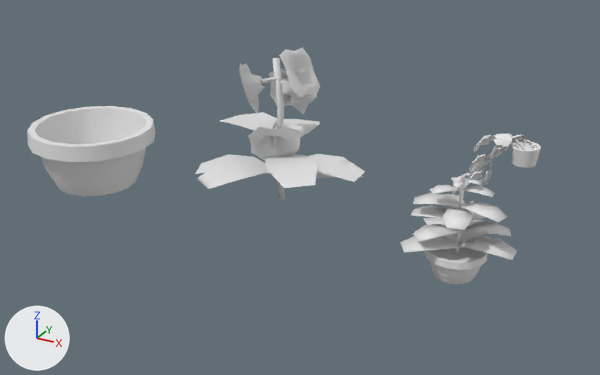
What one commit did to the FBX model ECOE sim/Assets/Art/Environment/Vegetation/Vegetation.fbx.
Rendered twice from a 50 mm camera at (0.87, -2.87, 1.44) aimed at (-0.87, 0.29, -0.14). Every picture has the same lights, and +X, +Y and +Z are marked at lower left. The first picture is the older version. The same objects are shown in both versions, whatever each file hides. Where no turn or scale is listed for an object, it has been applied to the vertices.

The first picture shows 'Creeper', 'Flower', 'FlowerPot2', 'Plant'.
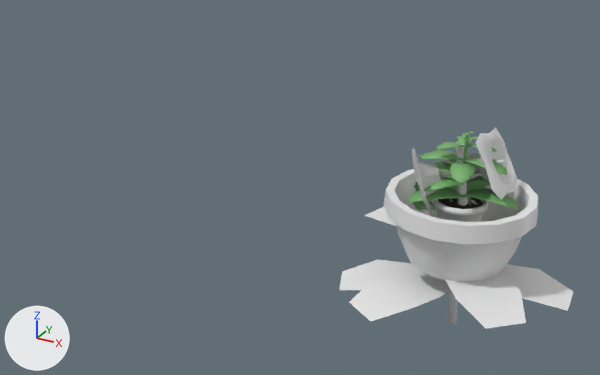
What the commit changed:
Material 'M_Plant2' (mat_m_plant2) is new.
Its base color is (0.195, 0.468, 0.162) (green #7ab670).
Its roughness is 0.183.
me_cylinder_076 has 1093 vertices, 995 faces and spans x -0.334..0.064, y -0.422..0.134, z -0.248..0.113.
me_cylinder_076 is used by ob_creeper; location (0.086, 0.615, 0.049); rotation (1.571, 0.0, 0.0), in degrees (90, 0, 0).
me_cylinder_076 part 7: 803 of the faces centred in x -0.332..0.034, y -0.419..0.133, z -0.246..0.11 switch from no material to mat_m_plant2 (green #7ab670).
me_cylinder_076 gains material mat_clay_pot (white #e7e7e7).
me_cylinder_076 gains material mat_dirt (brown #331f15).
me_circle_018 is used by ob_plant; location (0.0, 0.0, 0.0).
me_circle_018 had 676 vertices, 551 faces and spanned x -0.199..0.231, y -0.188..0.246, z -0.23..0.204.
me_circle_018 now has 676 vertices, 551 faces and spans x -0.175..0.223, y -0.173..0.228, z 0.0..0.374.
me_circle_018 part 1: the loose piece of 128 vertices spanning x -0.126..0.124, y -0.128..0.122, z -0.23..-0.11 is scaled about its middle by 0.863, then moved by (0.001, 0.003, 0.222).
me_circle_018 part 2: the loose piece of 14 vertices spanning x -0.006..0.009, y -0.008..0.007, z -0.126..0.202 is scaled about its middle by 0.863, then moved by (0.001, 0.003, 0.193).
me_circle_018 part 3: the loose piece of 64 vertices spanning x -0.114..0.112, y -0.116..0.11, z -0.134 is scaled about its middle by (0.863, 0.863, 0.772), then moved by (0.001, 0.003, 0.217).
me_circle_018 part 4: 456 of 676 vertices moved; they spanned x -0.199..0.231, y -0.188..0.246, z -0.091..0.204 and now span x -0.175..0.223, y -0.173..0.228, z 0.105..0.374; mean shift (0.001, 0.002, 0.189); largest move (-0.152, -0.176, -0.091) -> (-0.13, -0.149, 0.12).
me_circle_018 part 5: the 1 face centred in x -0.001, y -0.003, z -0.134 switches from no material to mat_dirt (brown #331f15).
me_circle_018 part 6: 436 of the faces centred in x -0.187..0.23, y -0.184..0.24, z -0.126..0.204 switch from no material to mat_m_plant_green (green #7ab670).
Other edits to the shape of me_circle_018 do not show in these pictures.
me_circle_018 gains material mat_clay_pot (white #e7e7e7).
me_circle_018 gains material mat_dirt (brown #331f15).
Object 'Creeper' (ob_creeper) moves from (0.086, 0.615, 0.049) to (0.0, 0.0, 0.0).
Object 'Creeper' (ob_creeper) turns from (90, 0, 0) to (90, 0, -41) degrees about x, y and z.
Object 'Flower' (ob_flower) moves from (-1.233, 0.725, 0.0) to (0.0, 0.0, 0.0).
Object 'FlowerPot2' (ob_flowerpot2) moves from (-1.787, -0.085, 0.0) to (0.0, 0.0, 0.0).

Where the change shows, as pixel boxes [x1, y1, x2, y2] in the pictures (600 x 375 px; the box of a moved part takes in the faces that stretch with it):
'Flower', moved: before [195, 47, 365, 200]; after [339, 127, 574, 329]
'FlowerPot2', moved: before [27, 106, 156, 196]; after [383, 169, 538, 282]
'Plant', reshaped, recoloured: before [400, 173, 517, 284]; after [407, 131, 519, 222]
'Creeper', recoloured, moved, turned (mostly hidden afterwards): before [452, 133, 541, 204]; after [412, 182, 477, 211]
part 1 of me_circle_018, moved or reshaped: before [424, 250, 487, 284]; after [432, 199, 488, 222]
part 2 of me_circle_018, moved or reshaped: before [455, 174, 465, 252]; after [463, 132, 469, 163]
part 3 of me_circle_018, moved or reshaped: before [431, 247, 482, 261]; after [438, 198, 483, 209]
part 4 of me_circle_018, moved or reshaped: before [400, 173, 517, 260]; after [407, 131, 519, 209]
part 5 of me_circle_018, recoloured: before [431, 247, 482, 261]; after [438, 198, 483, 209]
part 6 of me_circle_018, recoloured: before [400, 173, 517, 260]; after [407, 131, 519, 209]
part 7 of me_cylinder_076, recoloured: before [452, 133, 535, 204]; after [412, 182, 471, 211]
